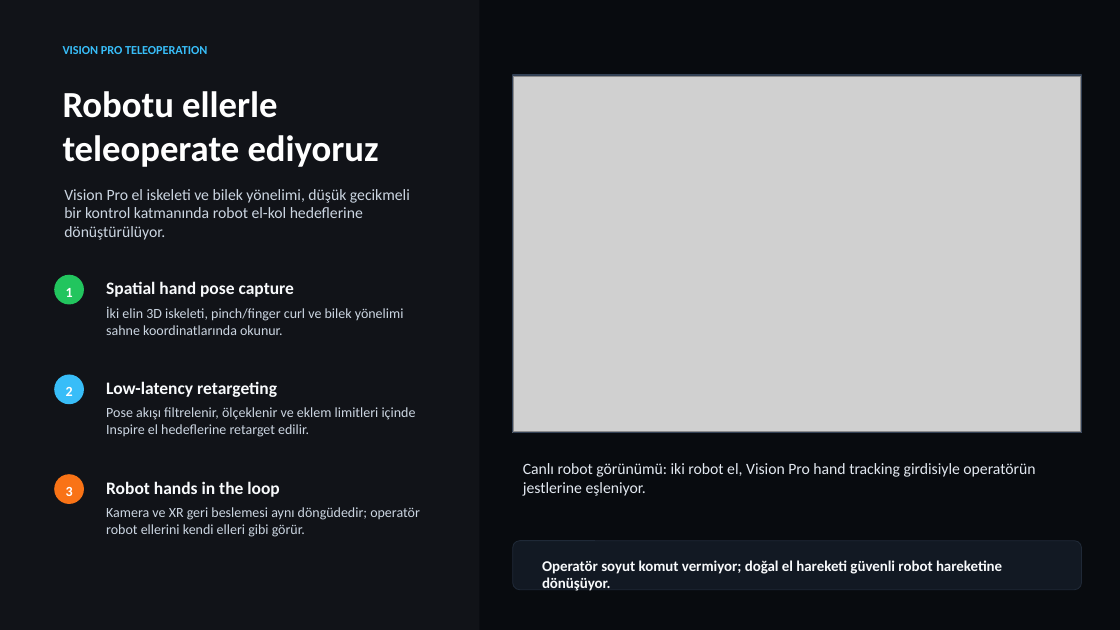
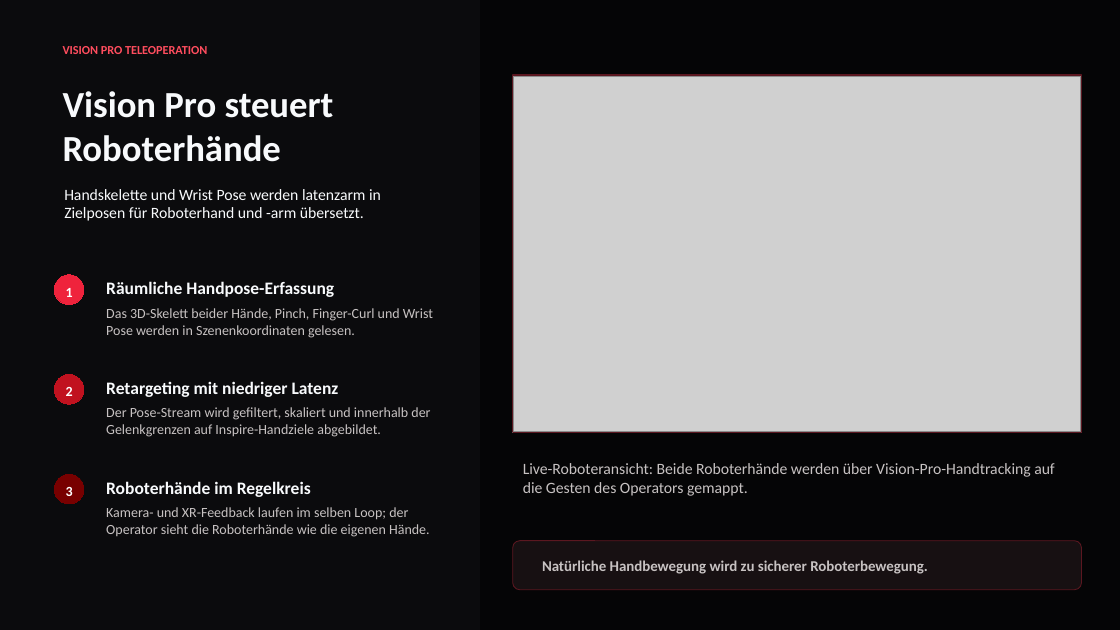
Before and after one commit to cemalhekim/humanoid-robot-gui, a slide deck: slide 1 of docs/presentations/Unitree-H1-Feature-Deck-v2.pptx. Drawn at 1120x630 pixels with LibreOffice and Linux fonts; fonts in the diff are those of the drawing; grey boxes stand for pictures. Boxes give left, top, right and bottom in pixels: in the first picture for what was removed or moved away, otherwise in the second. Text is boxed around its words. In the diff, an @@ line names an element or a change of style, - is before the commit and + after.

Commit message:
Translate Unitree deck to German red theme

```diff
--- a/docs/presentations/Unitree-H1-Feature-Deck-v2.pptx
+++ b/docs/presentations/Unitree-H1-Feature-Deck-v2.pptx
@@ background #080B0F to #050506 @@
@@ rectangle at (0, 0, 480, 630): fill #111318 to #0B0B0D; outline none to #0B0B0D 0 pt @@
@@ text "VISION PRO TELEOPERATION" at (63, 46, 207, 54): text colour #38BDF8 to #FF4D5E @@
@@ rectangle at (513, 76, 1081, 433): outline #334155 1.5 pt to #5B1720 1.5 pt @@
@@ text at (63, 91, 334, 162): text changed; text colour #FFFFFF to #F8FAFC @@
-Robotu ellerle
-teleoperate ediyoruz
+Vision Pro steuert
+Roboterhände
@@ text at (64, 189, 381, 221): text changed; text colour #CBD5E1 to #F8FAFC @@
-Vision Pro el iskeleti ve bilek yönelimi, düşük gecikmeli bir kontrol katmanında robot el-kol hedeflerine dönüştürülüyor.
+Handskelette und Wrist Pose werden latenzarm in Zielposen für Roboterhand und -arm übersetzt.
@@ ellipse at (55, 275, 84, 304): fill #22C55E to #EF233C; outline none to #EF233C 0 pt @@
@@ text at (106, 281, 334, 297): text changed @@
-Spatial hand pose capture
+Räumliche Handpose-Erfassung
@@ text at (106, 308, 433, 338): text changed; text colour #CBD5E1 to #C7C2C2 @@
-İki elin 3D iskeleti, pinch/finger curl ve bilek yönelimi sahne koordinatlarında okunur.
+Das 3D-Skelett beider Hände, Pinch, Finger-Curl und Wrist Pose werden in Szenenkoordinaten gelesen.
@@ ellipse at (55, 375, 84, 404): fill #38BDF8 to #C1121F; outline none to #C1121F 0 pt @@
@@ text at (106, 381, 339, 397): text changed @@
-Low-latency retargeting
+Retargeting mit niedriger Latenz
@@ text at (106, 407, 430, 437): text changed; text colour #CBD5E1 to #C7C2C2 @@
-Pose akışı filtrelenir, ölçeklenir ve eklem limitleri içinde Inspire el hedeflerine retarget edilir.
+Der Pose-Stream wird gefiltert, skaliert und innerhalb der Gelenkgrenzen auf Inspire-Handziele abgebildet.
@@ ellipse at (55, 475, 84, 504): fill #F97316 to #780000; outline none to #780000 0 pt @@
@@ text at (523, 463, 1055, 496): text changed; text colour #E2E8F0 to #C7C2C2 @@
-Canlı robot görünümü: iki robot el, Vision Pro hand tracking girdisiyle operatörün jestlerine eşleniyor.
+Live-Roboteransicht: Beide Roboterhände werden über Vision-Pro-Handtracking auf die Gesten des Operators gemappt.
@@ text at (106, 481, 311, 497): text changed @@
-Robot hands in the loop
+Roboterhände im Regelkreis
@@ text at (106, 507, 430, 537): text changed; text colour #CBD5E1 to #C7C2C2 @@
-Kamera ve XR geri beslemesi aynı döngüdedir; operatör robot ellerini kendi elleri gibi görür.
+Kamera- und XR-Feedback laufen im selben Loop; der Operator sieht die Roboterhände wie die eigenen Hände.
@@ rounded rectangle at (513, 541, 1081, 590): fill #121923 to #171012; outline #1F2937 0.75 pt to #5B1720 0.75 pt @@
@@ text at (542, 560, 928, 574): text changed; text colour #F8FAFC to #C7C2C2 @@
-Operatör soyut komut vermiyor; doğal el hareketi güvenli robot hareketine dönüşüyor.
+Natürliche Handbewegung wird zu sicherer Roboterbewegung.
```
Also in this commit, not shown: 2 other slides changed, 1 slide added, 1 slide removed.
